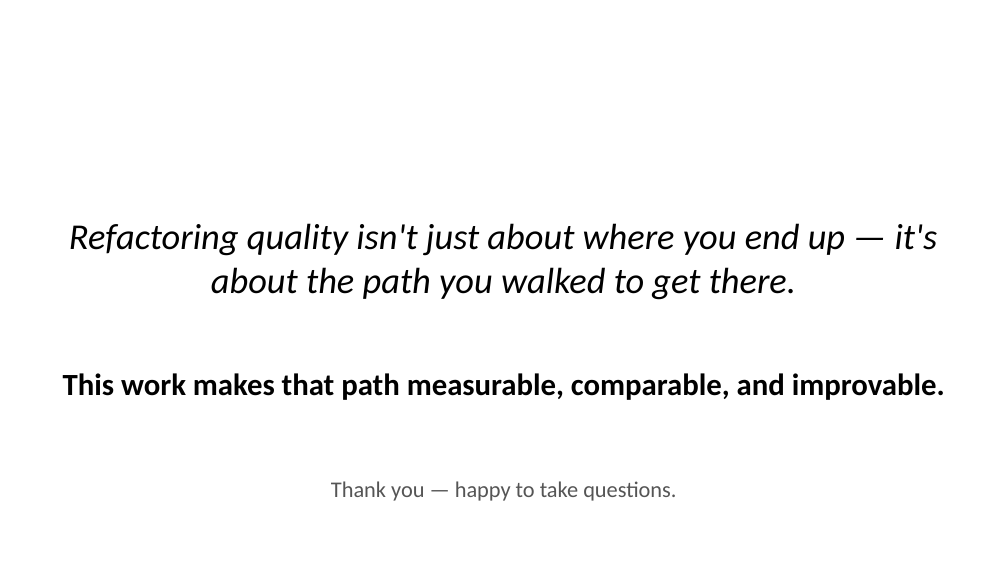
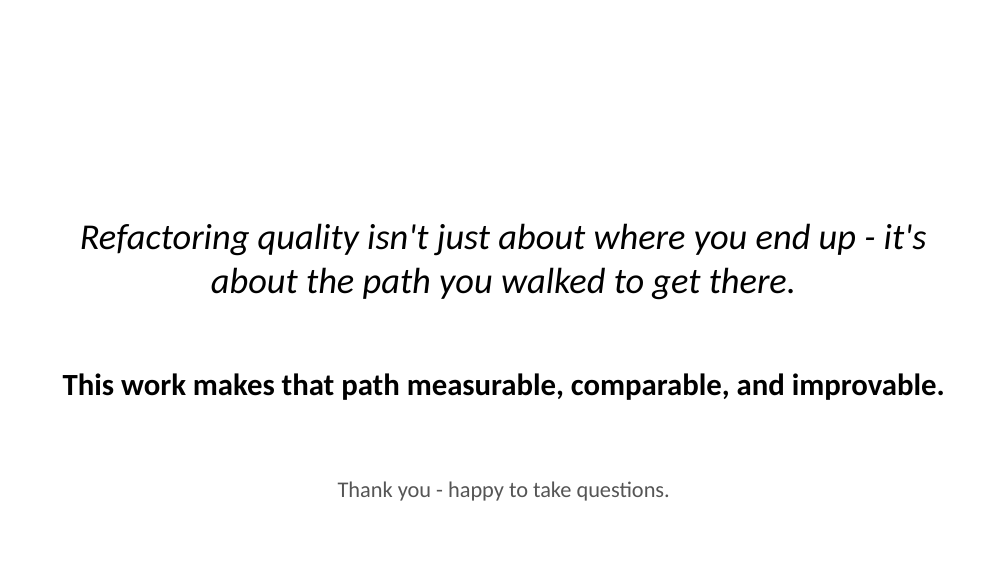
Before and after one commit to EthanHosier/fyp, a slide deck: slide 22 of presentation/slides.pptx (slide 20 before the commit). Drawn at 1008x567 pixels with LibreOffice and Linux fonts; fonts in the diff are those of the drawing. Boxes give left, top, right and bottom in pixels: in the first picture for what was removed or moved away, otherwise in the second. Text is boxed around its words. In the diff, an @@ line names an element or a change of style, - is before the commit and + after.

```diff
--- a/presentation/slides.pptx
+++ b/presentation/slides.pptx
@@ text at (80,223,927,300): text changed @@
-Refactoring quality isn't just about where you end up — it's about the path you walked to get there.
+Refactoring quality isn't just about where you end up - it's about the path you walked to get there.
@@ text at (338,481,670,501): text changed @@
-Thank you — happy to take questions.
+Thank you - happy to take questions.
```
Also in this commit, not shown: 13 other slides changed, 5 slides added, 3 slides removed, 6 other files.
